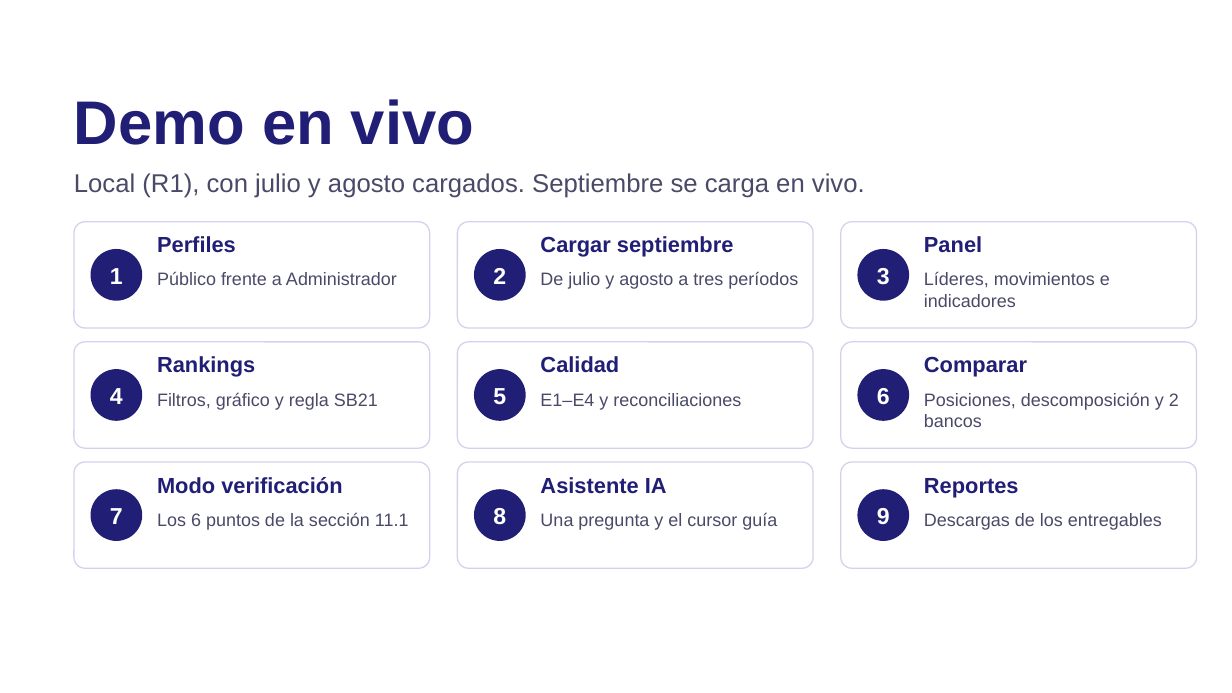
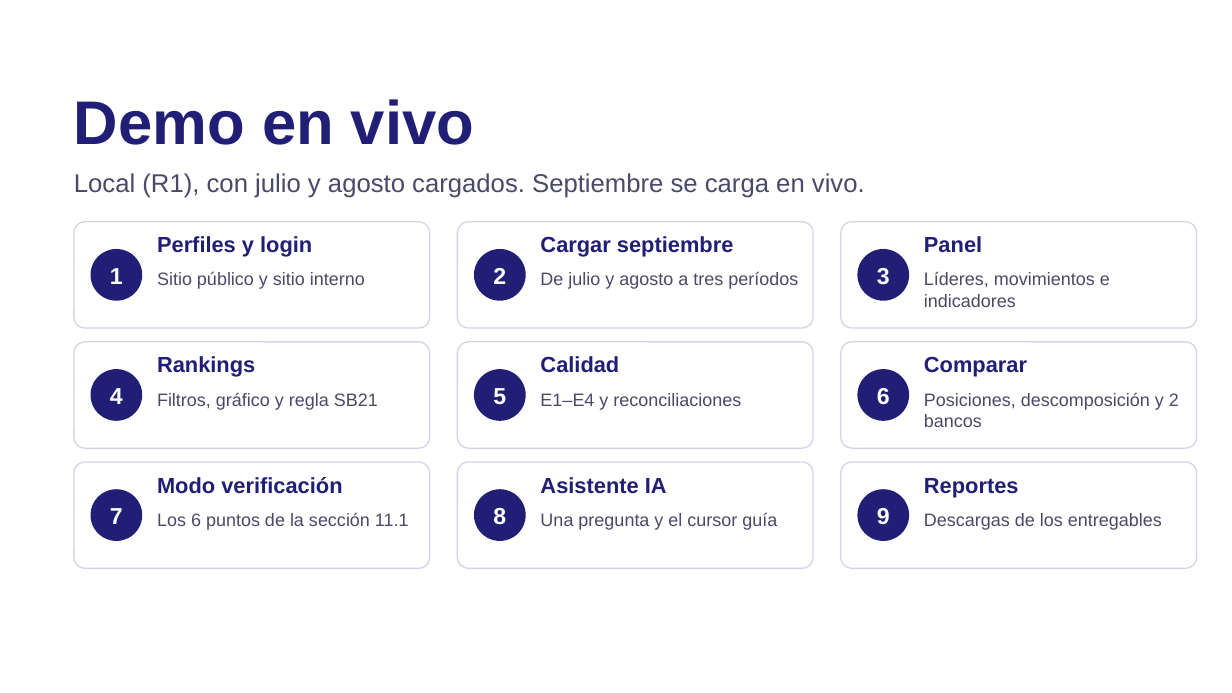
Before and after one commit to JuanKsPty/hackathon-sbp, a slide deck: slide 6 of presentacion/deck.pptx. Drawn at 1232x693 pixels with LibreOffice and Linux fonts; fonts in the diff are those of the drawing; background and template pictures are left out. Boxes give left, top, right and bottom in pixels: in the first picture for what was removed or moved away, otherwise in the second. Text is boxed around its words. In the diff, an @@ line names an element or a change of style, - is before the commit and + after.

```diff
--- a/presentacion/deck.pptx
+++ b/presentacion/deck.pptx
@@ text at <box>157,236,312,257</box>: text changed @@
-Perfiles
+Perfiles y login
@@ text at <box>157,272,365,289</box>: text changed @@
-Público frente a Administrador
+Sitio público y sitio interno
```
Also in this commit, not shown: 7 other slides changed, 1 other file.
